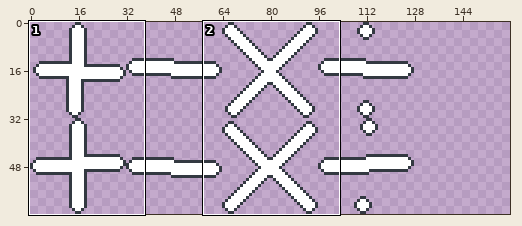
Pixel-art file, stored at Assets/Textures/OperationTile.ase. The first picture is a wide view before the edit; the outline marks the close-up.
Close-up. Old version:
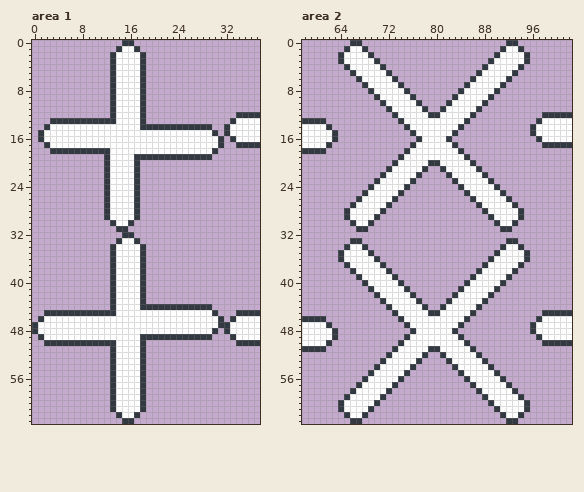
128x64 pixels, 1 frame. Shown: area 1: x 0..37, y 0..63; area 2: x 58..102, y 0..63. The old version is drawn lined up with the new one, on the new canvas. The commit also changed other parts of the picture, which this record leaves out.
Once edited:
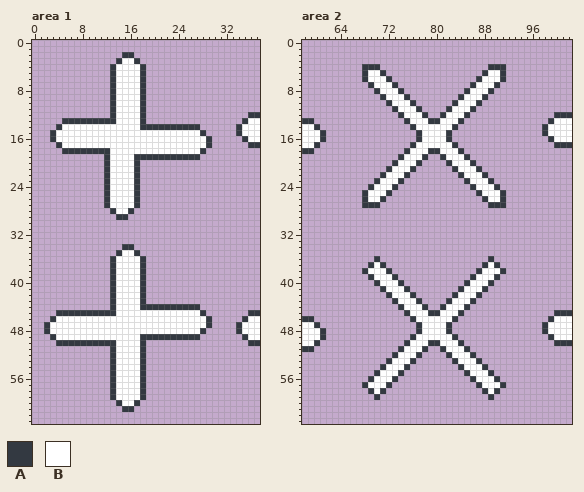
Palette (. is transparent): A #333941  B #ffffff
From old to new:
canvas 128x64 -> 160x64
Area 1:
y 0: x 15..16 AA -> ..
y 1: x 14..17 ABBA -> ....
y 2: x 13..18 ABBBBA -> ..AA..
y 3: x 13..14 AB -> .A; x 17..18 BA -> A.
y 12: x 34..35 AA -> ..
y 13: x 3..4 AA -> ..; x 33..35 ABB -> ..A
y 14: x 2..4 ABB -> ..A; x 28..29 AA -> ..; x 32..34 ABB -> ..A
y 15: x 1..3 ABB -> ..A; x 28..30 BBA -> A..; x 32..34 ABB -> ..A
y 16: x 1..3 ABB -> ..A; x 29..31 BBA -> A..; x 33..35 ABB -> ..A
y 17: x 2..4 ABB -> ..A; x 29..31 BBA -> A..; x 34..35 AA -> ..
y 18: x 3..4 AA -> ..; x 28..30 BBA -> A..
y 19: x 28..29 AA -> ..
y 28: x 12..13 AB -> .A; x 16..17 BA -> A.
y 29: x 12..17 ABBBBA -> ..AA..
y 30: x 13..16 ABBA -> ....
y 31: x 14..15 AA -> ..
y 32: x 15..16 AA -> ..
y 33: x 14..17 ABBA -> ....
y 34: x 13..18 ABBBBA -> ..AA..
y 35: x 13..14 AB -> .A; x 17..18 BA -> A.
y 44: x 28..29 AA -> ..
y 45: x 2..3 AA -> ..; x 28..30 BBA -> A..; x 34..35 AA -> ..
y 46: x 1..3 ABB -> ..A; x 29..31 BBA -> A..; x 33..35 ABB -> ..A
y 47: x 0..2 ABB -> ..A; x 29..34 BBAABB -> A....A
y 48: x 0..2 ABB -> ..A; x 28..30 BBA -> A..; x 32..34 ABB -> ..A
y 49: x 1..3 ABB -> ..A; x 28..29 AA -> ..; x 33..35 ABB -> ..A
y 50: x 2..3 AA -> ..; x 34..35 AA -> ..
y 60: x 13..14 AB -> .A; x 17..18 BA -> A.
y 61: x 13..18 ABBBBA -> ..AA..
y 62: x 14..17 ABBA -> ....
y 63: x 15..16 AA -> ..
Area 2:
y 0: x 66..67 AA -> ..; x 92..93 AA -> ..
y 1: x 65..68 ABBA -> ....; x 91..94 ABBA -> ....
y 2: x 64..69 ABBBBA -> ......; x 90..95 ABBBBA -> ......
y 3: x 64..70 ABBBBBA -> .......; x 89..95 ABBBBBA -> .......
y 4: x 65..71 ABBBBBA -> ...AAA.; x 88..94 ABBBBBA -> .AAA...
y 5: x 66..68 ABB -> ..A; x 71..72 BA -> A.; x 87..88 AB -> .A; x 91..93 BBA -> A..
y 6: x 67..68 AB -> .A; x 72..73 BA -> A.; x 86..87 AB -> .A; x 91..92 BA -> A.
y 7: x 68..69 AB -> .A; x 73..74 BA -> A.; x 85..86 AB -> .A; x 90..91 BA -> A.
y 8: x 69..70 AB -> .A; x 74..75 BA -> A.; x 84..85 AB -> .A; x 89..90 BA -> A.
y 9: x 70..71 AB -> .A; x 75..76 BA -> A.; x 83..84 AB -> .A; x 88..89 BA -> A.
y 10: x 71..72 AB -> .A; x 76..77 BA -> A.; x 82..83 AB -> .A; x 87..88 BA -> A.
y 11: x 72..73 AB -> .A; x 77..78 BA -> A.; x 81..82 AB -> .A; x 86..87 BA -> A.
y 12: x 73..74 AB -> .A; x 78..81 BAAB -> A..A; x 85..86 BA -> A.; x 98..99 AA -> ..
y 13: x 60..61 AA -> ..; x 74..75 AB -> .A; x 79..80 BB -> AA; x 84..85 BA -> A.; x 97..99 ABB -> ..A
y 14: x 60..62 BBA -> A..; x 75..76 AB -> .A; x 83..84 BA -> A.; x 96..98 ABB -> ..A
y 15: x 61..63 BBA -> A..; x 76..77 AB -> .A; x 82..83 BA -> A.; x 96..98 ABB -> ..A
y 16: x 61..63 BBA -> A..; x 97..99 ABB -> ..A
y 17: x 60..62 BBA -> A..; x 98..99 AA -> ..
y 18: x 60..61 AA -> ..; x 79..80 BB -> AA
y 19: x 78..81 BBBB -> A..A
y 20: x 77..82 BBAABB -> A....A
y 21: x 76..78 BBA -> A..; x 81..83 ABB -> ..A
y 22: x 75..77 BBA -> A..; x 82..84 ABB -> ..A
y 23: x 74..76 BBA -> A..; x 83..85 ABB -> ..A
y 24: x 73..75 BBA -> A..; x 84..86 ABB -> ..A
y 25: x 72..74 BBA -> A..; x 85..87 ABB -> ..A
y 26: x 67..68 AB -> .A; x 71..73 BBA -> A..; x 86..88 ABB -> ..A; x 91..92 BA -> A.
y 27: x 66..72 ABBBBBA -> ..AAA..; x 87..93 ABBBBBA -> ..AAA..
y 28: x 65..71 ABBBBBA -> .......; x 88..94 ABBBBBA -> .......
y 29: x 65..70 ABBBBA -> ......; x 89..94 ABBBBA -> ......
y 30: x 66..69 ABBA -> ....; x 90..93 ABBA -> ....
y 31: x 67..68 AA -> ..; x 91..92 AA -> ..
y 33: x 66..67 AA -> ..; x 92..93 AA -> ..
y 34: x 65..68 ABBA -> ....; x 91..94 ABBA -> ....
y 35: x 64..69 ABBBBA -> ......; x 90..95 ABBBBA -> ......
y 36: x 64..69 ABBBBB -> ......; x 90..95 BBBBBA -> ......
y 37: x 65..69 ABBBB -> ....A; x 90..94 BBBBA -> A....
y 38: x 66..68 ABB -> ..A; x 91..93 BBA -> A..
y 39: x 67..69 ABB -> ..A; x 90..92 BBA -> A..
y 40: x 68..70 ABB -> ..A; x 89..91 BBA -> A..
y 41: x 69..71 ABB -> ..A; x 88..90 BBA -> A..
y 42: x 70..72 ABB -> ..A; x 87..89 BBA -> A..
y 43: x 71..73 ABB -> ..A; x 86..88 BBA -> A..
y 44: x 72..74 ABB -> ..A; x 85..87 BBA -> A..
y 45: x 73..75 ABB -> ..A; x 84..86 BBA -> A..; x 98..99 AA -> ..
y 46: x 60..61 AA -> ..; x 74..76 ABB -> ..A; x 83..85 BBA -> A..; x 97..99 ABB -> ..A
y 47: x 60..62 BBA -> A..; x 75..77 ABB -> ..A; x 82..84 BBA -> A..; x 96..98 ABB -> ..A
y 48: x 61..63 BBA -> A..; x 76..77 AB -> .A; x 82..83 BA -> A.; x 96..98 ABB -> ..A
y 49: x 61..63 BBA -> A..; x 75..76 AB -> .A; x 83..84 BA -> A.; x 97..99 ABB -> ..A
y 50: x 60..62 BBA -> A..; x 74..75 AB -> .A; x 79..80 BB -> AA; x 84..85 BA -> A.; x 98..99 AA -> ..
y 51: x 60..61 AA -> ..; x 73..74 AB -> .A; x 78..81 BAAB -> A..A; x 85..86 BA -> A.
y 52: x 72..73 AB -> .A; x 77..78 BA -> A.; x 81..82 AB -> .A; x 86..87 BA -> A.
y 53: x 71..72 AB -> .A; x 76..77 BA -> A.; x 82..83 AB -> .A; x 87..88 BA -> A.
y 54: x 70..71 AB -> .A; x 75..76 BA -> A.; x 83..84 AB -> .A; x 88..89 BA -> A.
y 55: x 69..70 AB -> .A; x 74..75 BA -> A.; x 84..85 AB -> .A; x 89..90 BA -> A.
y 56: x 68..69 AB -> .A; x 73..74 BA -> A.; x 85..86 AB -> .A; x 90..91 BA -> A.
y 57: x 67..68 AB -> .A; x 72..73 BA -> A.; x 86..87 AB -> .A; x 91..92 BA -> A.
y 58: x 66..69 ABBB -> ...A; x 71..72 BA -> A.; x 87..88 AB -> .A; x 90..93 BBBA -> A...
y 59: x 65..71 ABBBBBA -> .....A.; x 88..94 ABBBBBA -> .A.....
y 60: x 64..70 ABBBBBA -> .......; x 89..95 ABBBBBA -> .......
y 61: x 64..69 ABBBBA -> ......; x 90..95 ABBBBA -> ......
y 62: x 65..68 ABBA -> ....; x 91..94 ABBA -> ....
y 63: x 66..67 AA -> ..; x 92..93 AA -> ..
